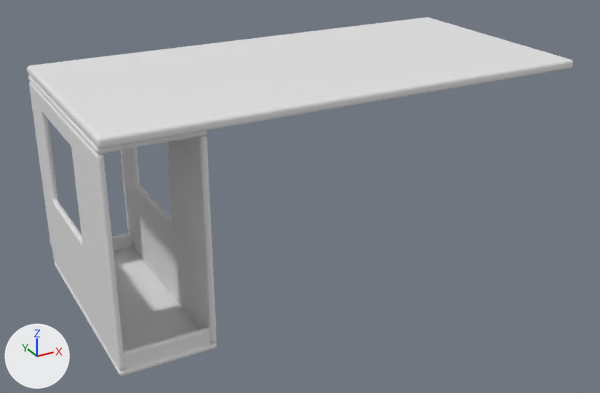
Two versions of the Blender file models/office/officetable_nolegs_160x80x27.blend, one commit apart.
The view is the same before and after, from a camera (50 mm lens) standing at (-1.293, -2.327, 1.409) and looking at (-0.031, -0.032, 0.262). Arrows for +X, +Y and +Z are at lower left; the lights stay in place.

In view in the first picture: 'OfficeTable_160x80x27'.
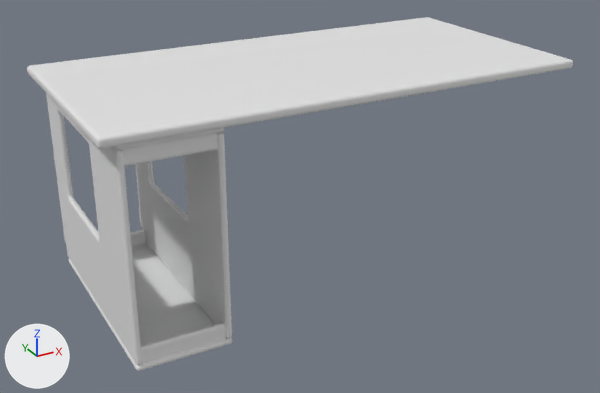
Pixel boxes (x1, y1, x2, y2) of what changed, in the pictures (600 x 393 px; the box of a moved part takes in the faces that stretch with it):
'OfficeTable_160x80x27', reshaped
    before: (27, 17, 573, 376)
    after: (27, 17, 573, 371)
part 1 of me_table, moved or reshaped
    before: (28, 75, 207, 153)
    after: (113, 128, 224, 150)
part 2 of me_table, moved or reshaped
    before: (54, 245, 217, 376)
    after: (68, 242, 232, 371)
part 3 of me_table, moved or reshaped
    before: (29, 81, 125, 370)
    after: (46, 93, 142, 365)
part 4 of me_table, moved or reshaped
    before: (120, 135, 217, 343)
    after: (135, 132, 232, 338)
part 5 of me_table, moved or reshaped
    before: (124, 327, 210, 368)
    after: (141, 323, 226, 363)
part 6 of me_table, moved or reshaped
    before: (112, 233, 132, 251)
    after: (130, 230, 145, 246)
part 7 of me_table, added
    after: (122, 133, 218, 166)

Edits to the bpy script that builds the scene:
```text
Change me_table:
    where me_table.from_pydata(...)  # 136 vertices, 120 faces; spans x -0.8..0.8, y -0.4..0.4, z 0.0..0.72
    used by ob_officetable_160x80x27; location = (0.0, 0.0, 0.0)
    me_table part 1: the loose piece of 8 vertices spanning x -0.8..-0.5, y -0.38..0.4, z 0.67..0.69 is moved by (0.05, 0.0, 0.0)
    me_table part 2: the loose piece of 8 vertices spanning x -0.8..-0.5, y -0.38..0.38, z 0.0..0.02 is moved by (0.05, 0.0, 0.0)
    me_table part 3: the loose piece of 48 vertices spanning x -0.8..-0.78, y -0.38..0.4, z 0.02..0.67 is moved by (0.05, 0.0, 0.0)
    me_table part 4: the loose piece of 48 vertices spanning x -0.52..-0.5, y -0.38..0.4, z 0.02..0.67 is moved by (0.05, 0.0, 0.0)
    me_table part 5: the loose piece of 8 vertices spanning x -0.78..-0.52, y -0.37..-0.35, z 0.02..0.07 is moved by (0.05, 0.0, 0.0)
    me_table part 6: the loose piece of 8 vertices spanning x -0.78..-0.52, y 0.35..0.37, z 0.02..0.07 is moved by (0.05, 0.0, 0.0)
    me_table part 7: the loose piece of 8 vertices spanning x -0.78..-0.52, y -0.37..-0.35, z 0.02..0.07 is copied, and the copy is turned -180 degrees about the y axis through its middle, then moved by (0.05, 0.0, 0.6); it spans x -0.73..-0.47, y -0.37..-0.35, z 0.62..0.67
```
